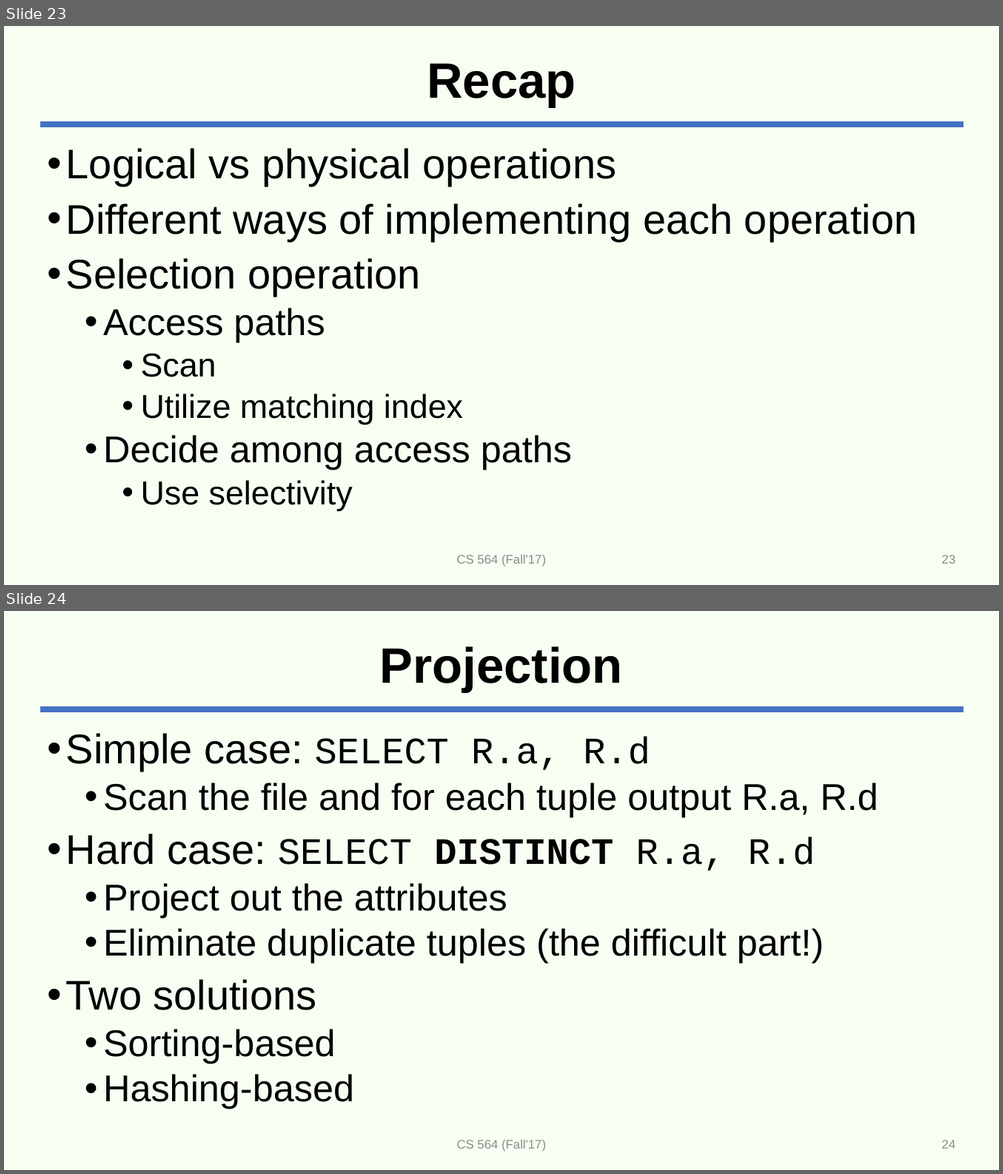
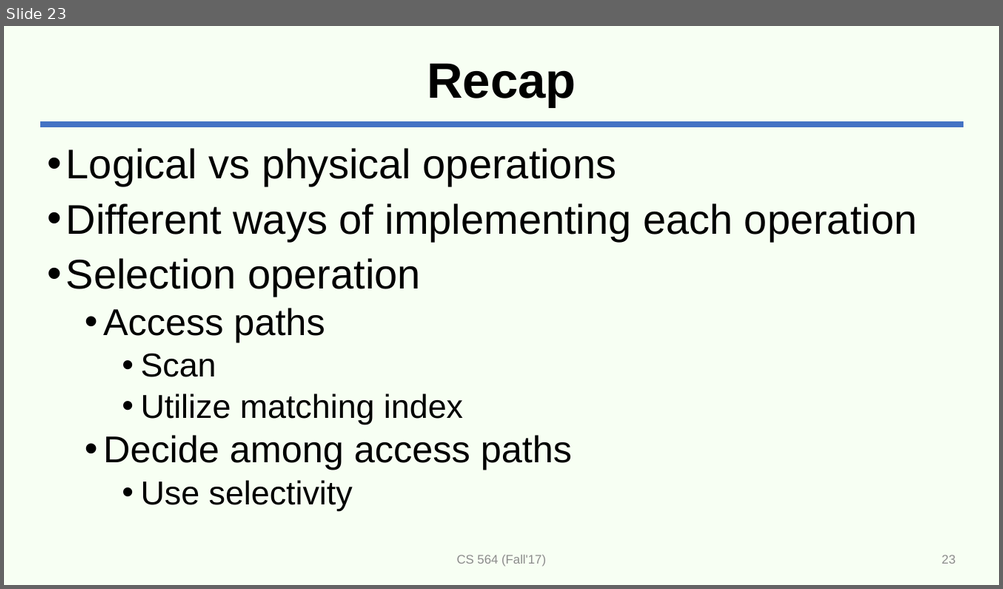
Before and after one commit to adelaneh/adelaneh.github.io, a slide deck: cs564_fall17/slides/lecture20-rel-ops.pptx. Shown one above the other, each under a label of ours: slides 23 and 24 before the commit, slide 23 after it. The pictures are 1003x1174 and 1003x589 pixels, drawn with LibreOffice and Linux fonts; fonts in the diff are those of the drawing. Boxes give left, top, right and bottom in pixels: in the first picture for what was removed or moved away, otherwise in the second. Text is boxed around its words. In the diff, an @@ line names an element or a change of style, - is before the commit and + after.

```diff
--- a/cs564_fall17/slides/lecture20-rel-ops.pptx
+++ b/cs564_fall17/slides/lecture20-rel-ops.pptx
@@ slide 24 removed at (4, 611, 999, 1170), background #E4FFD5 at 28% opacity; not listed: 1 template element that a slide beside it also shows @@
@@ title removed at (380, 647, 623, 692) @@
-Projection
@@ text removed at (66, 733, 878, 1109) @@
-• Simple case: SELECT R.a, R.d
-  • Scan the file and for each tuple output R.a, R.d
-• Hard case: SELECT DISTINCT R.a, R.d
-  • Project out the attributes
-  • Eliminate duplicate tuples (the difficult part!)
-• Two solutions
-  • Sorting-based
-  • Hashing-based
@@ text removed at (457, 1140, 546, 1152) @@
-CS 564 (Fall'17)
@@ page number removed at (942, 1140, 956, 1149) @@
-24
```
Also in this commit, not shown: 1 slide changed, 11 other slides removed, 2 other files.
